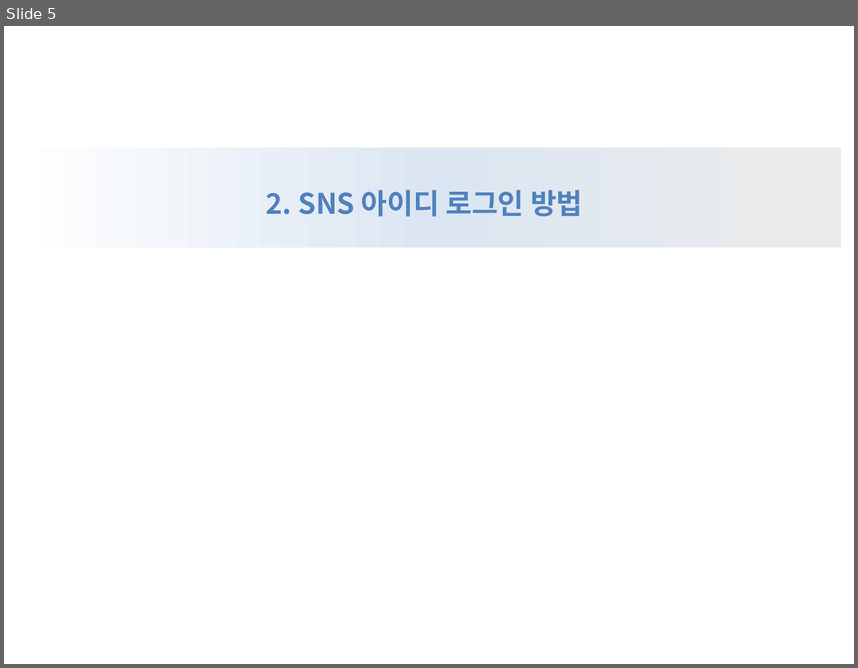
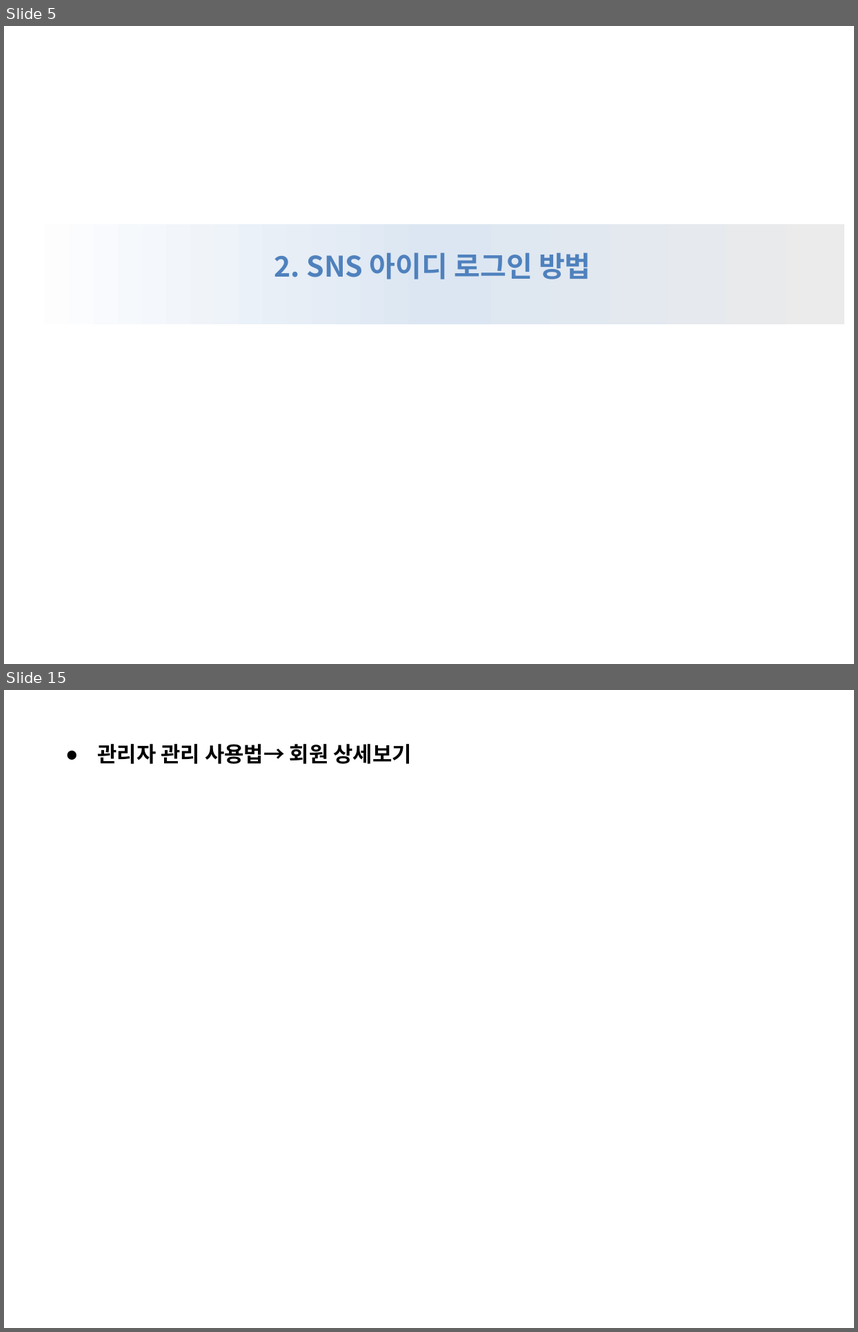
Before and after one commit to miniplugin/human, a slide deck: git_img/projectv1.1_manual.pptx. Shown one above the other, each under a label of ours: slide 5 before the commit, slides 5 and 15 after it; the slides between them are not shown. The pictures are 858x668 and 858x1332 pixels, drawn with LibreOffice and Linux fonts; fonts in the diff are those of the drawing. Boxes give left, top, right and bottom in pixels: in the first picture for what was removed or moved away, otherwise in the second. Text is boxed around its words. In the diff, an @@ line names an element or a change of style, - is before the commit and + after.

```diff
--- a/git_img/projectv1.1_manual.pptx
+++ b/git_img/projectv1.1_manual.pptx
@@ slide 15 added at [4,690,854,1328], background #FFFFFF @@
@@ text added at [97,744,412,764], 18 pt, text #000000, bold @@
+● 관리자 관리 사용법→ 회원 상세보기
@@ slide 5 changed as well @@
@@ rectangle: place and size @@
-rectangle at [16,147,840,248]
+rectangle at [21,224,844,324]
@@ text "2. SNS 아이디 로그인 방법": place and size @@
-text "2. SNS 아이디 로그인 방법" at [266,190,583,216]
+text "2. SNS 아이디 로그인 방법" at [274,252,591,279]
@@ text "2. SNS 아이디 로그인 방법" at [274,252,591,279]: indent changed @@
```
Also in this commit, not shown: 3 other slides changed, 23 other slides added, 3 slides removed, 1 other file.
